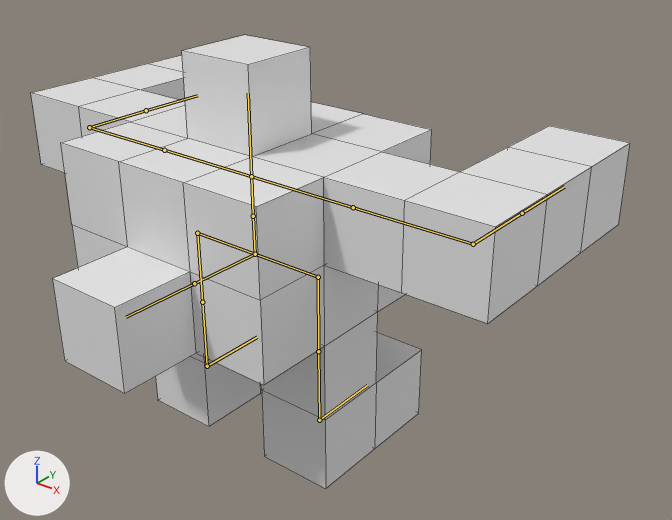
The Blender file Assets/Player.blend as it was, and as the next commit left it.
The view is the same before and after, from a 50 mm lens placed at (7.18, -7.39, 7.39), pointed at (0.82, 0.55, 2.46). The axes (+X, +Y, +Z) are drawn at lower left. The lights are the same throughout. The bones that bend it are drawn over the model as lines. Mesh edges are drawn as thin lines.

Names of what the first picture shows: 'Player'.
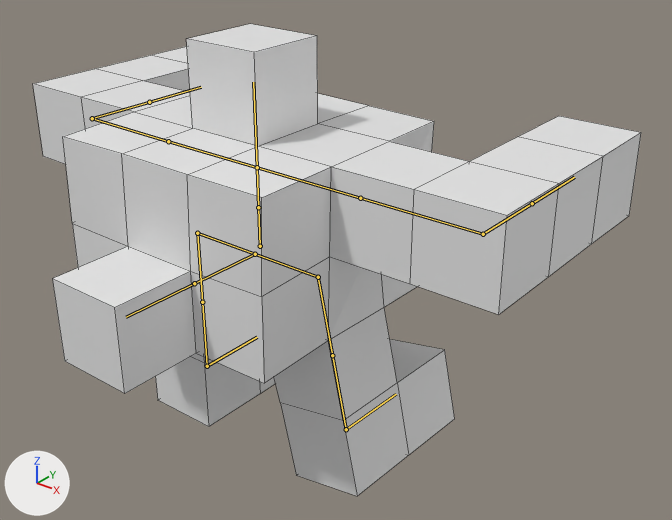
The newer file adds an action. The first version stands in its rest pose; the second is drawn at frame 10 of the action 'TurnRight'.

The change, as JSON lines over the scene's bpy script:
```json
{"block": "bone_root", "where": "bone_root = bpy.data.objects['Armature'].pose.bones['Root']"}
{"op": "set", "path": "bone_root.location", "old": "(0.0, 0.0, 0.0)", "new": "(0.12, 0.15, 0.03)"}
{"block": "bone_leg_l_001", "where": "bone_leg_l_001 = bpy.data.objects['Armature'].pose.bones['Leg_L.001']  # child of 'Hip_L'"}
{"op": "set", "path": "bone_leg_l_001.location", "old": "(0.0, 0.0, 0.0)", "new": "(0.55, -0.15, 0.04)"}
{"op": "set", "path": "bone_leg_l_001.rotation_quaternion", "old": "(1.0, 0.0, 0.0, 0.0)", "new": "(0.994, -0.002, 0.019, 0.106)", "note": "degrees (0, 0, 0) -> degrees (0, 2, 12)"}
```

Where the change shows, as pixel boxes (x1, y1, x2, y2) in the pictures (672 x 520 px):
```json
{"object": "Player", "change": "posed", "before": [31, 35, 630, 489], "after": [33, 24, 641, 496]}
{"bone": "Root", "before": "(255, 254) to (253, 216)", "after": "(260, 246) to (258, 207)"}
{"bone": "Leg_L.001", "before": "(318, 277) to (318, 351)", "after": "(318, 277) to (332, 355)"}
```
